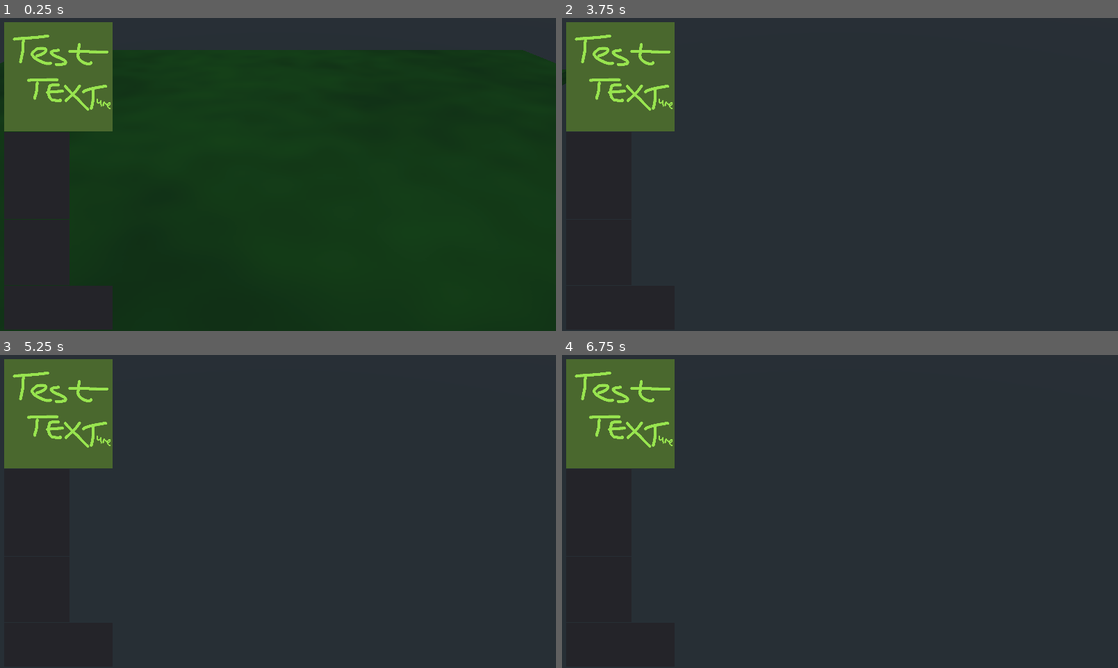
Above: before the commit, frames 1-4 (two rows, left to right).
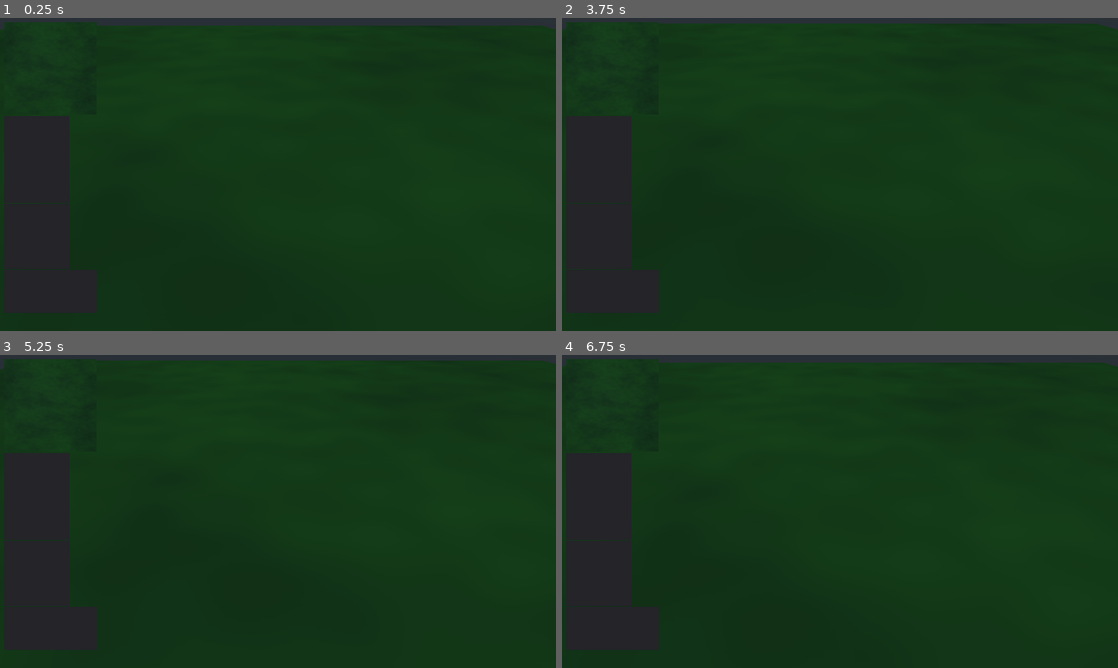
Above: after the commit, the same moments.

Repository: Daverinoe/Simple-RTS
Game: Godot game, scene res://Scenes/game.tscn
Two runs of this game, one before a commit and one after it. Both use one fixed random seed, a clock stepped at 60 frames per second and the inputs below.
Inputs (mouse positions are in pixels of both pictures, inside the frame that each line leads up to):
- Up to frame 1 (0.25 s): no input
- Up to frame 2 (3.75 s): click (612, 68) at 0.52 s; click (612, 68) at 1.27 s; click (612, 68) at 2.02 s; tap Enter at 2.75 s; move the mouse to (962, 158) at 2.77 s; hold Middle mouse button (scrollMouseMiddleButton) 2.78-3.53 s; click (962, 158) at 2.92 s; tap Space at 3.5 s; move the mouse to (728, 190) at 3.52 s; tap Down (scrollDown) at 3.6 s; click (728, 190) at 3.67 s
- Up to frame 3 (5.25 s): tap Middle mouse button (scrollMouseMiddleButton) at 3.8, 5.1 s; tap Enter at 4.25 s; move the mouse to (333, 442) at 4.27 s; hold Middle mouse button (scrollMouseMiddleButton) 4.28-5.03 s; tap Left (scrollLeft) at 4.35 s; click (333, 442) at 4.42 s; tap Space at 5 s; move the mouse to (250, 574) at 5.02 s; click (250, 574) at 5.17 s
- Up to frame 4 (6.75 s): tap Enter at 5.75 s; move the mouse to (1006, 558) at 5.77 s; hold Middle mouse button (scrollMouseMiddleButton) 5.78-6.53 s; tap Right (scrollRight) at 5.85 s; click (1006, 558) at 5.92 s; tap Space at 6.5 s; move the mouse to (673, 464) at 6.52 s; tap Up (scrollUp) at 6.6 s; click (673, 464) at 6.67 s

The runs differ from the first frame. In frame 1, 13% of the frame differs, in the area x 0-100%, y 1-37%; in frame 2, 89%; in frame 3, 90%, in the area x 0-100%, y 1-100%; in frame 4, 89%.

Commit message:
27122021 end of day push

Diff:
--- a/Scenes/Levels/testLevel.tscn
+++ b/Scenes/Levels/testLevel.tscn
@@ -59,7 +59,7 @@
 [node name="ground" type="Spatial" parent="."]
 
 [node name="MeshInstance" type="MeshInstance" parent="ground"]
-transform = Transform( 70, 0, 0, 0, 1, 0, 0, 0, 70, 0, 0, 0 )
+transform = Transform( 100, 0, 0, 0, 1, 0, 0, 0, 100, 0, 0, 0 )
 mesh = SubResource( 2 )
 skeleton = NodePath("StaticBody")
 material/0 = SubResource( 4 )
--- a/Scenes/game.tscn
+++ b/Scenes/game.tscn
@@ -16,7 +16,7 @@
 [node name="control" type="Control" parent="."]
 anchor_right = 1.0
 anchor_bottom = 1.0
-mouse_filter = 1
+mouse_filter = 2
 __meta__ = {
 "_edit_use_anchors_": false
 }
@@ -24,6 +24,7 @@
 [node name="ui" type="Control" parent="control"]
 anchor_right = 1.0
 anchor_bottom = 1.0
+mouse_filter = 2
 __meta__ = {
 "_edit_use_anchors_": false
 }
@@ -33,6 +34,7 @@
 anchor_bottom = 1.0
 margin_left = 20.0
 margin_top = 20.0
+mouse_filter = 2
 __meta__ = {
 "_edit_use_anchors_": false
 }
@@ -40,33 +42,33 @@
 [node name="VBoxContainer" type="VBoxContainer" parent="control/ui/HBoxContainer"]
 margin_right = 300.0
 margin_bottom = 1420.0
+mouse_filter = 2
 __meta__ = {
 "_edit_use_anchors_": false
 }
 
 [node name="mapContainer" type="MarginContainer" parent="control/ui/HBoxContainer/VBoxContainer"]
 margin_right = 300.0
+mouse_filter = 2
 
 [node name="minimap" type="Panel" parent="control/ui/HBoxContainer/VBoxContainer/mapContainer"]
 margin_right = 300.0
+mouse_filter = 2
 script = ExtResource( 3 )
 
-[node name="map" type="TextureRect" parent="control/ui/HBoxContainer/VBoxContainer/mapContainer/minimap"]
+[node name="mapButton" type="TextureButton" parent="control/ui/HBoxContainer/VBoxContainer/mapContainer/minimap"]
 margin_right = 500.0
-margin_bottom = 500.0
-size_flags_horizontal = 2
-size_flags_vertical = 2
-texture = ExtResource( 6 )
+margin_bottom = 498.0
+size_flags_horizontal = 4
+size_flags_vertical = 4
+texture_normal = ExtResource( 6 )
 expand = true
-stretch_mode = 1
-__meta__ = {
-"_edit_use_anchors_": false
-}
 
 [node name="unitContainer" type="MarginContainer" parent="control/ui/HBoxContainer/VBoxContainer"]
 margin_top = 4.0
 margin_right = 300.0
 margin_bottom = 404.0
+mouse_filter = 2
 
 [node name="unitList" type="Panel" parent="control/ui/HBoxContainer/VBoxContainer/unitContainer"]
 margin_right = 300.0
@@ -75,10 +77,19 @@
 size_flags_horizontal = 0
 script = ExtResource( 4 )
 
+[node name="GridContainer" type="GridContainer" parent="control/ui/HBoxContainer/VBoxContainer/unitContainer/unitList"]
+anchor_right = 1.0
+anchor_bottom = 1.0
+columns = 4
+__meta__ = {
+"_edit_use_anchors_": false
+}
+
 [node name="commandContainer" type="MarginContainer" parent="control/ui/HBoxContainer/VBoxContainer"]
 margin_top = 408.0
 margin_right = 300.0
 margin_bottom = 708.0
+mouse_filter = 2
 
 [node name="commands" type="Panel" parent="control/ui/HBoxContainer/VBoxContainer/commandContainer"]
 margin_right = 300.0
@@ -91,6 +102,7 @@
 margin_top = 712.0
 margin_right = 300.0
 margin_bottom = 912.0
+mouse_filter = 2
 
 [node name="commands" type="Panel" parent="control/ui/HBoxContainer/VBoxContainer/commandContainer2"]
 margin_right = 300.0
@@ -100,6 +112,7 @@
 [node name="menus" type="Control" parent="control"]
 anchor_right = 1.0
 anchor_bottom = 1.0
+mouse_filter = 2
 __meta__ = {
 "_edit_use_anchors_": false
 }
@@ -107,6 +120,7 @@
 [node name="mainMenu" type="Control" parent="control/menus"]
 margin_right = 40.0
 margin_bottom = 40.0
+mouse_filter = 2
 __meta__ = {
 "_edit_use_anchors_": false
 }
@@ -114,7 +128,7 @@
 [node name="scrollBoundaries" type="Control" parent="control"]
 anchor_right = 1.0
 anchor_bottom = 1.0
-mouse_filter = 1
+mouse_filter = 2
 __meta__ = {
 "_edit_use_anchors_": false
 }
@@ -245,11 +259,15 @@
 
 [node name="Camera" type="Camera" parent="cameraBall"]
 transform = Transform( 1, 0, 0, 0, 0.707107, 0.707107, 0, -0.707107, 0.707107, 0, 0, 0 )
+current = true
+far = 500.0
 
 [node name="RayCast" type="RayCast" parent="cameraBall"]
 enabled = true
 cast_to = Vector3( 0, -1000, 0 )
 
+[connection signal="button_down" from="control/ui/HBoxContainer/VBoxContainer/mapContainer/minimap/mapButton" to="control/ui/HBoxContainer/VBoxContainer/mapContainer/minimap" method="_on_mapButton_button_down"]
+[connection signal="gui_input" from="control/ui/HBoxContainer/VBoxContainer/mapContainer/minimap/mapButton" to="control/ui/HBoxContainer/VBoxContainer/mapContainer/minimap" method="_on_mapButton_gui_input"]
 [connection signal="mouse_entered" from="control/scrollBoundaries/topMargin/top" to="cameraBall" method="_on_top_mouse_entered"]
 [connection signal="mouse_exited" from="control/scrollBoundaries/topMargin/top" to="cameraBall" method="_on_top_mouse_exited"]
 [connection signal="mouse_entered" from="control/scrollBoundaries/leftMargin/left" to="cameraBall" method="_on_left_mouse_entered"]
--- a/Scripts/UI/minimap.gd
+++ b/Scripts/UI/minimap.gd
@@ -2,5 +2,18 @@
 
 onready var resolution : Vector2 = OS.get_window_size()
 
+var isPressed : bool = false
+
 func _ready() -> void:
-	self.rect_min_size = $map.texture.get_size()
+	# Set various sizes
+	var sideLength = floor(resolution.x / 6);
+	self.rect_min_size = Vector2(sideLength, sideLength)
+
+	get_node("mapButton").rect_size = Vector2(sideLength, sideLength)
+
+func _on_mapButton_gui_input(event: InputEvent) -> void:
+	print(event)
+
+
+func _on_mapButton_button_down() -> void:
+	print("event")
--- a/Scripts/camera.gd
+++ b/Scripts/camera.gd
@@ -25,16 +25,17 @@
 
 	# Do middle-mouse button movement first, for reasons?
 	# This happens once 'move_map' is pressed
-	if Input.is_action_just_pressed("scrollMouseMiddleButton"):
-		var ref = get_viewport().get_mouse_position()
-		originalMousePosition = ref
-		originalCameraPosition = transform.origin
-		mouseCameraMove = true
-	elif Input.is_action_just_released("scrollMouseMiddleButton"):
-		mouseCameraMove = false
+	# Middle mouse movement is broken until I can test for collisions through code
+#	if Input.is_action_just_pressed("scrollMouseMiddleButton"):
+#		var ref = get_viewport().get_mouse_position()
+#		originalMousePosition = ref
+#		originalCameraPosition = transform.origin
+#		mouseCameraMove = true
+#	elif Input.is_action_just_released("scrollMouseMiddleButton"):
+#		mouseCameraMove = false
 	# This happens while 'move_map' is pressed
-	if Input.is_action_pressed("scrollMouseMiddleButton"):
-		_do_mouse_movement()
+#	if Input.is_action_pressed("scrollMouseMiddleButton"):
+#		_do_mouse_movement()
 
 	if Input.is_action_just_released("mouseScrollDown"):
 		_set_zoom(false)
Binary file changed: Assets/Textures/test_map.png
